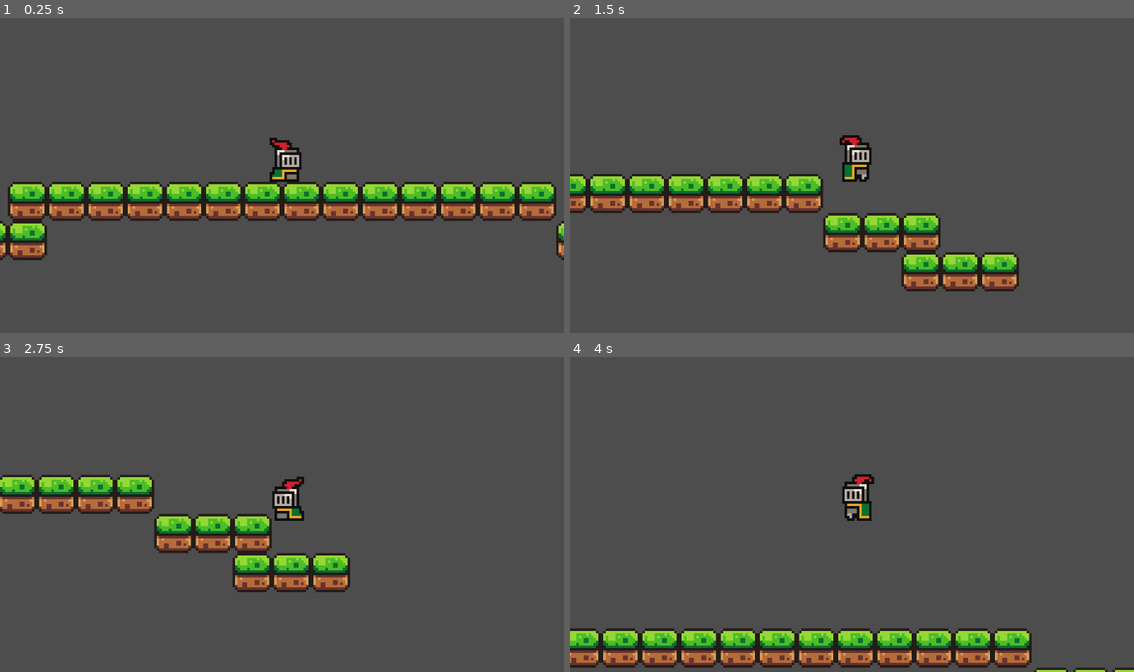
Above: before the commit, frames 1-4 (two rows, left to right).
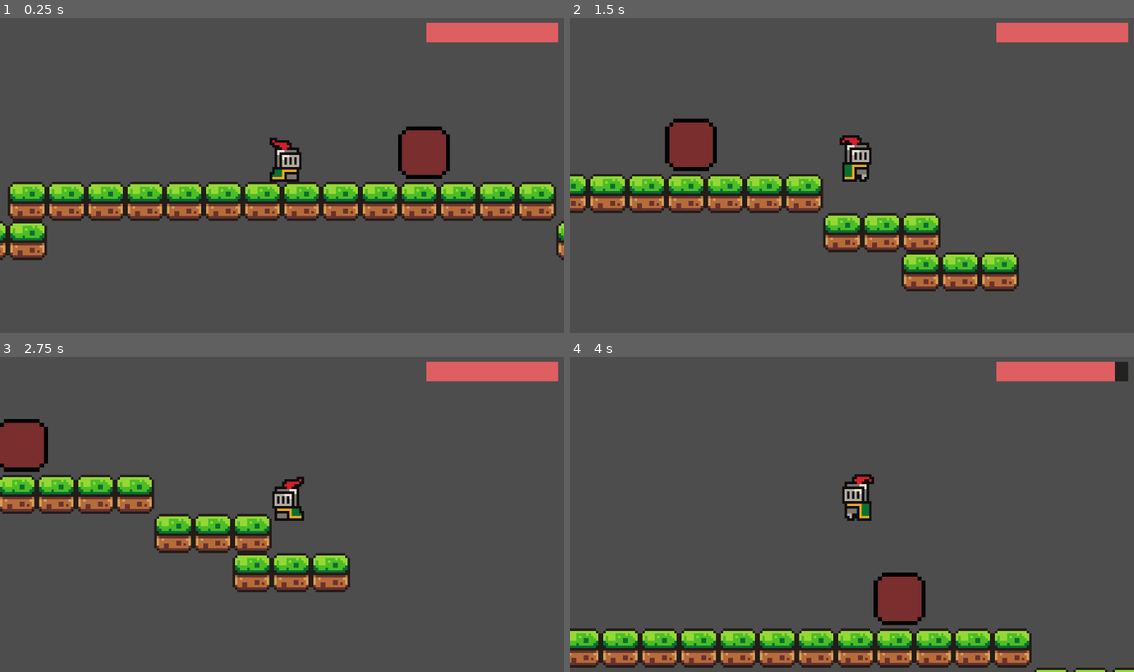
Above: after the commit, the same moments.

Repository: stackhacksbu/StackhacksGameDevRepo
Game: Godot game, scene res://scenes/Game.tscn
Two runs of this game, one before a commit and one after it. Both use one fixed random seed, a clock stepped at 60 frames per second and the inputs below.
Inputs:
- Up to frame 1 (0.25 s): no input
- Up to frame 2 (1.5 s): hold D (move_right) from 0.53 s (still down); tap Q (dash) at 0.6, 1.35 s; tap W (jump) at 0.77 s
- Up to frame 3 (2.75 s): tap W (jump) at 1.52 s; release D (move_right) at 2.03 s; hold A (move_left) from 2.03 s (still down); tap Q (dash) at 2.1 s
- Up to frame 4 (4 s): keep holding A (move_left); tap Q (dash) at 2.85, 3.6 s; tap W (jump) at 3.02, 3.77 s

The runs differ from the first frame. In frame 1, 3.0% of the frame differs, in the area x 70-99%, y 1-52%; in frame 2, 3.0%; in frame 3, 2.9%; in frame 4, 3.0%.

Commit message:
health code works and added temp test obj

Diff:
--- a/scenes/Game.tscn
+++ b/scenes/Game.tscn
@@ -1,7 +1,15 @@
-[gd_scene load_steps=6 format=4 uid="uid://besm0lkf1jww8"]
+[gd_scene load_steps=11 format=4 uid="uid://besm0lkf1jww8"]
 
 [ext_resource type="PackedScene" uid="uid://dhr6vs5bxmd2f" path="res://scenes/player.tscn" id="1_ucb25"]
 [ext_resource type="Texture2D" uid="uid://ctjow8vmb4k5v" path="res://assets/sprites/world_tileset.png" id="2_lbvig"]
+[ext_resource type="Texture2D" uid="uid://cshxdx3x1qvjl" path="res://assets/sprites/temp.png" id="3_8gr78"]
+[ext_resource type="Script" path="res://scripts/area_2d.gd" id="3_jtr68"]
+
+[sub_resource type="StyleBoxFlat" id="StyleBoxFlat_ntods"]
+bg_color = Color(0.141036, 0.133074, 0.131641, 1)
+
+[sub_resource type="StyleBoxFlat" id="StyleBoxFlat_6kq61"]
+bg_color = Color(0.869494, 0.371772, 0.384509, 1)
 
 [sub_resource type="WorldBoundaryShape2D" id="WorldBoundaryShape2D_do8s8"]
 
@@ -161,12 +169,25 @@
 physics_layer_0/collision_layer = 1
 sources/1 = SubResource("TileSetAtlasSource_gb4ml")
 
+[sub_resource type="RectangleShape2D" id="RectangleShape2D_1xii0"]
+
 [node name="Node2D" type="Node2D"]
 
 [node name="Player" parent="." instance=ExtResource("1_ucb25")]
+position = Vector2(0, 4)
 
 [node name="Camera2D" type="Camera2D" parent="Player"]
 zoom = Vector2(5, 5)
+
+[node name="HealthBar" type="ProgressBar" parent="Player"]
+offset_left = 59.0
+offset_top = -62.0
+offset_right = 179.0
+offset_bottom = -44.0
+scale = Vector2(0.448911, 0.448911)
+theme_override_styles/background = SubResource("StyleBoxFlat_ntods")
+theme_override_styles/fill = SubResource("StyleBoxFlat_6kq61")
+show_percentage = false
 
 [node name="StaticBody2D" type="StaticBody2D" parent="."]
 
@@ -177,3 +198,17 @@
 [node name="TileMapLayer" type="TileMapLayer" parent="."]
 tile_map_data = PackedByteArray("AAD6/wEAAQAAAAAAAAD7/wEAAQAAAAAAAAD8/wEAAQAAAAAAAAD9/wEAAQAAAAAAAAD+/wEAAQAAAAAAAAD//w …(336 unchanged characters)…
 tile_set = SubResource("TileSet_ppitl")
+
+[node name="Health Tester" type="Area2D" parent="."]
+script = ExtResource("3_jtr68")
+
+[node name="Sprite2D" type="Sprite2D" parent="Health Tester"]
+position = Vector2(58, 6.5)
+scale = Vector2(0.8125, 0.828125)
+texture = ExtResource("3_8gr78")
+
+[node name="CollisionShape2D" type="CollisionShape2D" parent="Health Tester"]
+position = Vector2(58, 4)
+shape = SubResource("RectangleShape2D_1xii0")
+
+[connection signal="body_entered" from="Health Tester" to="Health Tester" method="_on_body_entered"]
--- /dev/null
+++ b/scripts/area_2d.gd
@@ -0,0 +1,6 @@
+extends Area2D
+@onready var player: Player = $"../Player"
+
+func _on_body_entered(body):
+	print("add_health")
+	player.subtract_health(10)
--- a/scripts/player.gd
+++ b/scripts/player.gd
@@ -13,12 +13,19 @@
 var abilities = {}
 # sprite associated with this node
 @onready var animated_sprite: AnimatedSprite2D = $AnimatedSprite2D
+#sprite associated with health bar
+@onready var health_bar: ProgressBar = $HealthBar
+#health
+var hp = 100
+
+
 
 # runs on node's creation
 func _ready() -> void:
 	# load in abilities
 	abilities["doublejump"] = load("res://scripts/movement/doublejump.gd").new()
 	abilities["dash"] = load("res://scripts/movement/dash.gd").new()
+	health_bar.value = hp
 
 func _physics_process(delta: float) -> void:
 	if not is_on_floor():
@@ -62,3 +69,14 @@
 	# cast ability based on name
 	if abilities.has(ability_name):
 		abilities[ability_name].use_ability(self);
+
+func add_health(amount):
+	hp += amount
+	hp = clamp(hp,0, 100)
+	print("Player HP:", hp)
+	health_bar.value = hp
+
+func subtract_health(amount):
+	hp -= amount
+	hp = clamp(hp,0, 100)
+	health_bar.value = hp
Binary file added: assets/sprites/temp.png
Not shown, added: assets/sprites/temp.png.import
Not shown, added: .DS_Store
